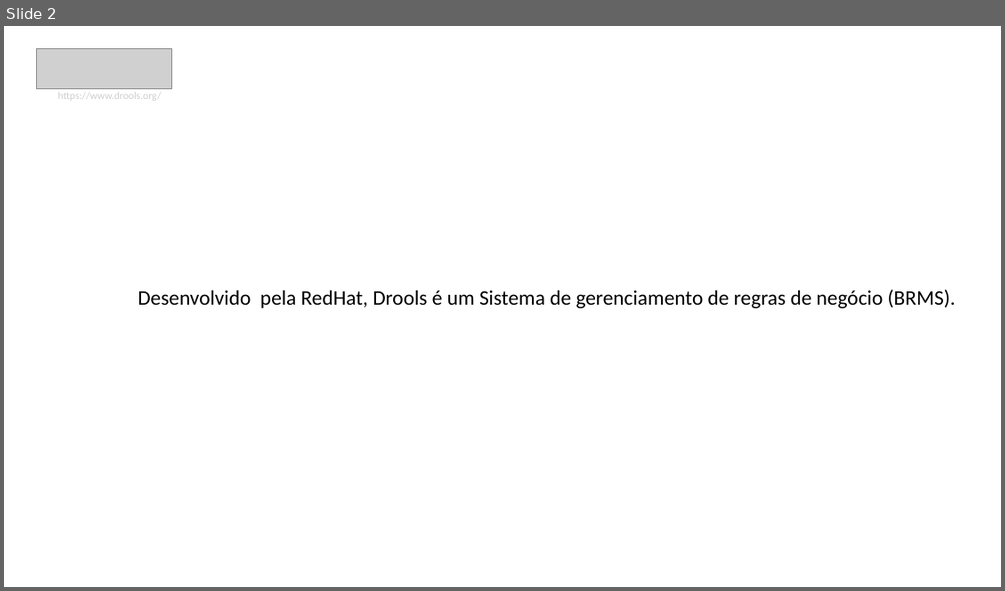
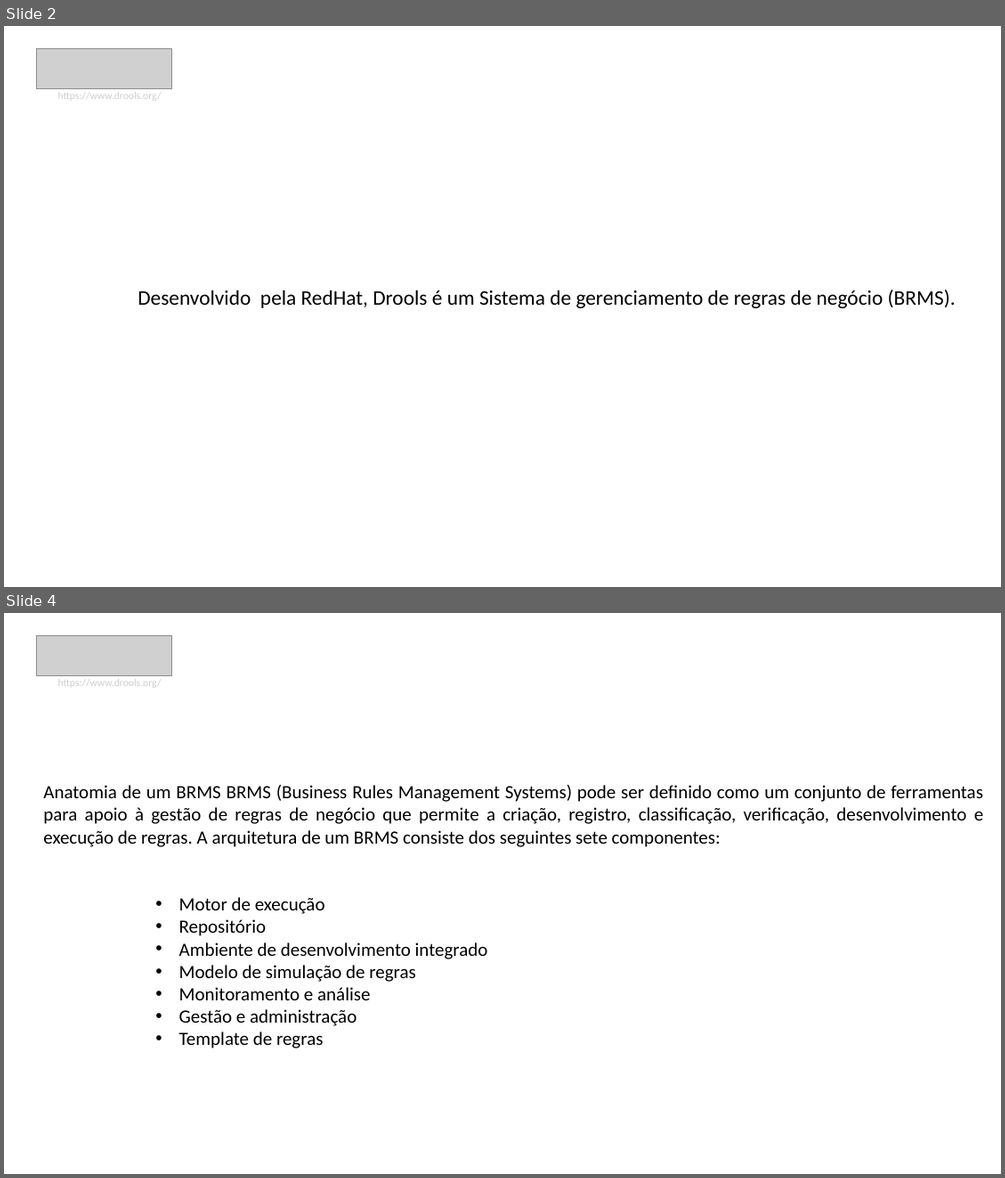
Before and after one commit to sergiogoncalves/Drools, a slide deck: src/main/resources/Apresentação.pptx. Shown one above the other, each under a label of ours: slide 2 before the commit, slides 2 and 4 after it; the slides between them are not shown. The pictures are 1005x591 and 1005x1178 pixels, drawn with LibreOffice and Linux fonts; fonts in the diff are those of the drawing; grey boxes stand for pictures; background and template pictures are left out. Boxes give left, top, right and bottom in pixels: in the first picture for what was removed or moved away, otherwise in the second. Text is boxed around its words. In the diff, an @@ line names an element or a change of style, - is before the commit and + after.

```diff
--- a/src/main/resources/Apresentação.pptx
+++ b/src/main/resources/Apresentação.pptx
@@ slide 4 added at (4, 613, 1001, 1174), background picture (left out) @@
@@ picture added at (36, 635, 171, 676) @@
@@ text added at (58, 679, 162, 687), 10 pt, text #D0CECE @@
+https://www.drools.org/
@@ text added at (43, 785, 983, 1048), 18 pt, text #000000 @@
+Anatomia de um BRMS BRMS (Business Rules Management Systems) pode ser definido como um conjunto de ferramentas para apoio à gestão de regras de negócio que permite a criação, registro, classificação, verificação, desenvolvimento e execução de regras. A arquitetura de um BRMS consiste dos seguintes sete componentes:
+      • Motor de execução
+      • Repositório
+      • Ambiente de desenvolvimento integrado
+      • Modelo de simulação de regras
+      • Monitoramento e análise
+      • Gestão e administração
+      • Template de regras
```
Also in this commit, not shown: 1 slide changed, 2 other slides added, 2 other files.
